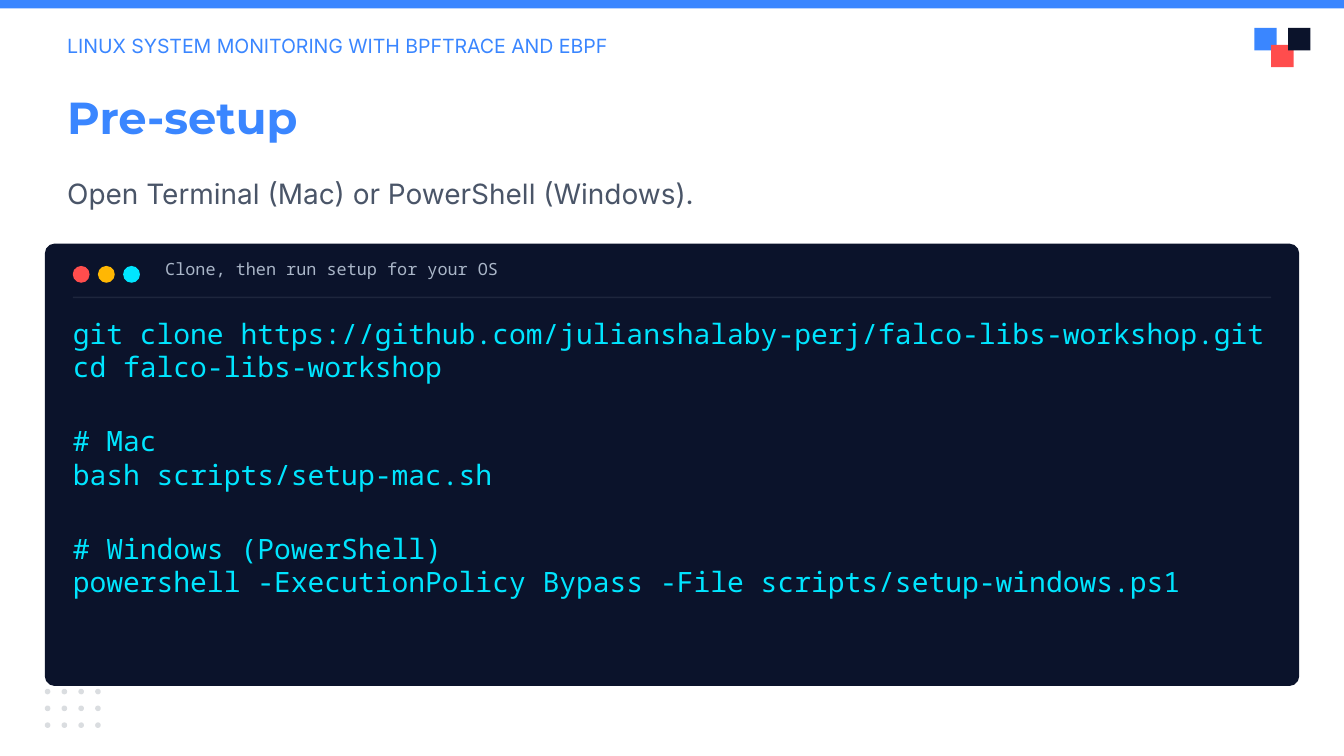
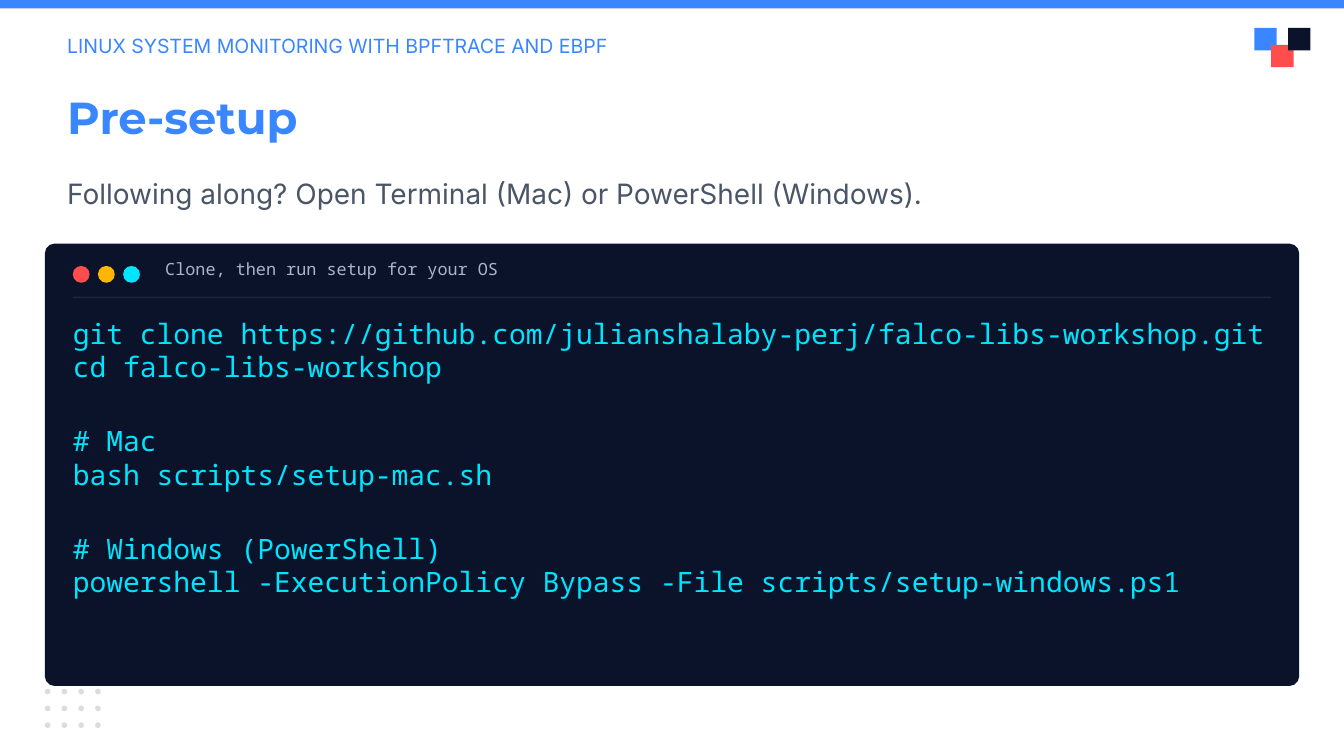
Before and after one commit to julianshalaby-perj/falco-libs-workshop, a slide deck: slide 3 of presentation/falco-libs-intro.pptx (slide 2 before the commit). Drawn at 1344x756 pixels with LibreOffice and Linux fonts; fonts in the diff are those of the drawing; background and template pictures are left out. Boxes give left, top, right and bottom in pixels: in the first picture for what was removed or moved away, otherwise in the second. Text is boxed around its words. In the diff, an @@ line names an element or a change of style, - is before the commit and + after.

```diff
--- a/presentation/falco-libs-intro.pptx
+++ b/presentation/falco-libs-intro.pptx
@@ text at box(67, 181, 922, 210): text changed @@
-Open Terminal (Mac) or PowerShell (Windows).
+Following along? Open Terminal (Mac) or PowerShell (Windows).
```
Also in this commit, not shown: 6 other slides changed, 4 slides added, 12 slides removed.
